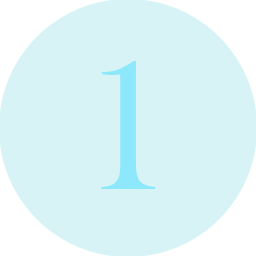
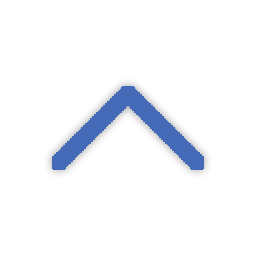
Layer changes from the first w=256, h=256 image to the second:
showed "Layer 1", painted on it over [52, 86, 204, 170]
renamed "1" to "2", hid it, painted on it over [89, 61, 168, 189]
hid "Ellipse 2" over [0, 0, 256, 256]
showed "Ellipse 1", opacity 100% → 85% over [0, 0, 256, 256]
